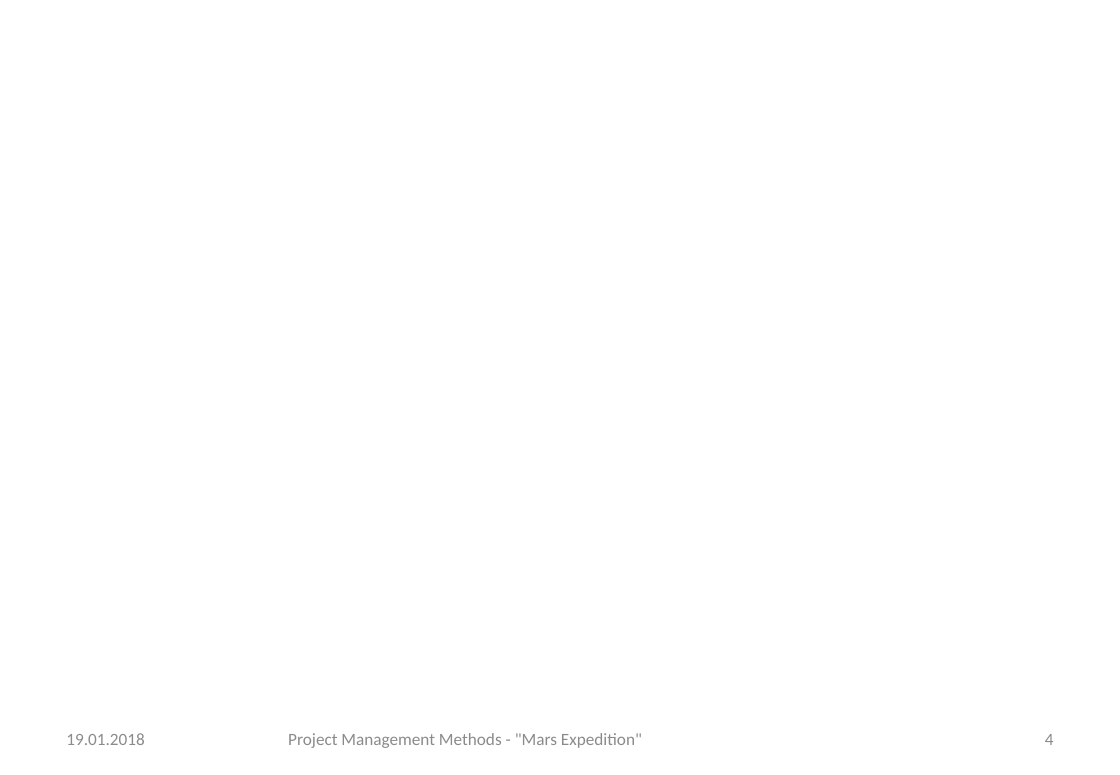
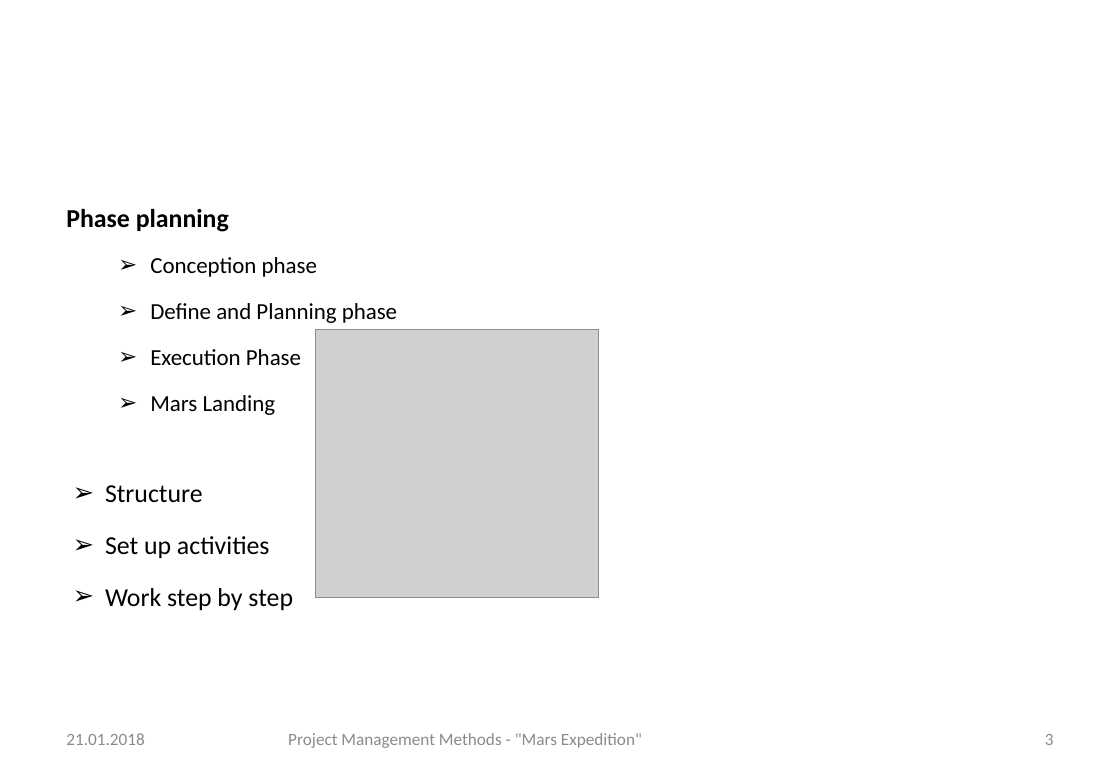
Before and after one commit to gchrizZz/RTW, a slide deck: slide 3 of 01_Projektmanagement/Assignment 5 - Project Managements Methods.pptx (slide 4 before the commit). Drawn at 1120x775 pixels with LibreOffice and Linux fonts; fonts in the diff are those of the drawing; grey boxes stand for pictures; background and template pictures are left out. Boxes give left, top, right and bottom in pixels: in the first picture for what was removed or moved away, otherwise in the second. Text is boxed around its words. In the diff, an @@ line names an element or a change of style, - is before the commit and + after.

```diff
--- a/01_Projektmanagement/Assignment 5 - Project Managements Methods.pptx
+++ b/01_Projektmanagement/Assignment 5 - Project Managements Methods.pptx
@@ text added at (66, 209, 397, 610), 16 pt, text #000000 @@
+Phase planning
+  ➢ Conception phase
+  ➢ Define and Planning phase
+  ➢ Execution Phase
+  ➢ Mars Landing
+  ➢ Structure
+  ➢ Set up activities
+  ➢ Work step by step
@@ picture added at (315, 330, 599, 599) @@
@@ text at (66, 733, 144, 745): text changed @@
-19.01.2018
+21.01.2018
@@ page number at (1045, 734, 1054, 745): text changed @@
-4
+3
```
Also in this commit, not shown: 6 other slides changed, 4 slides added.
